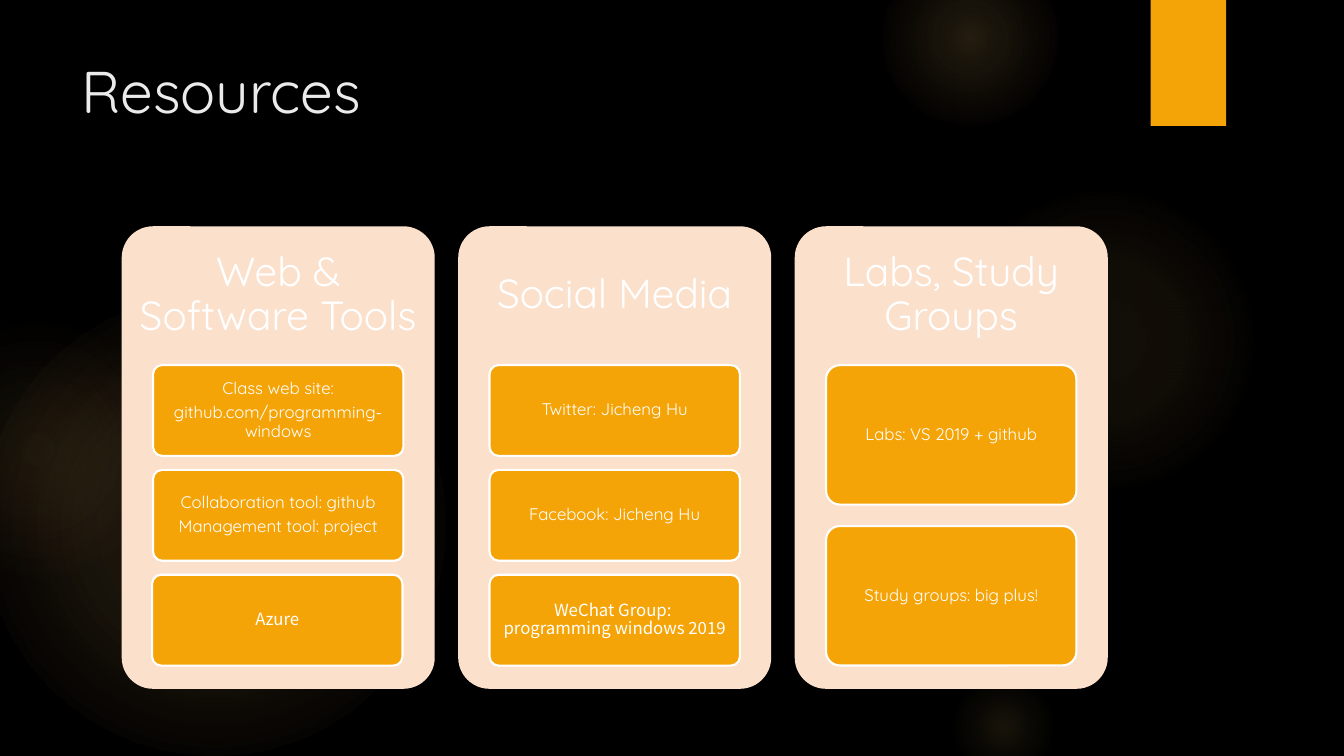
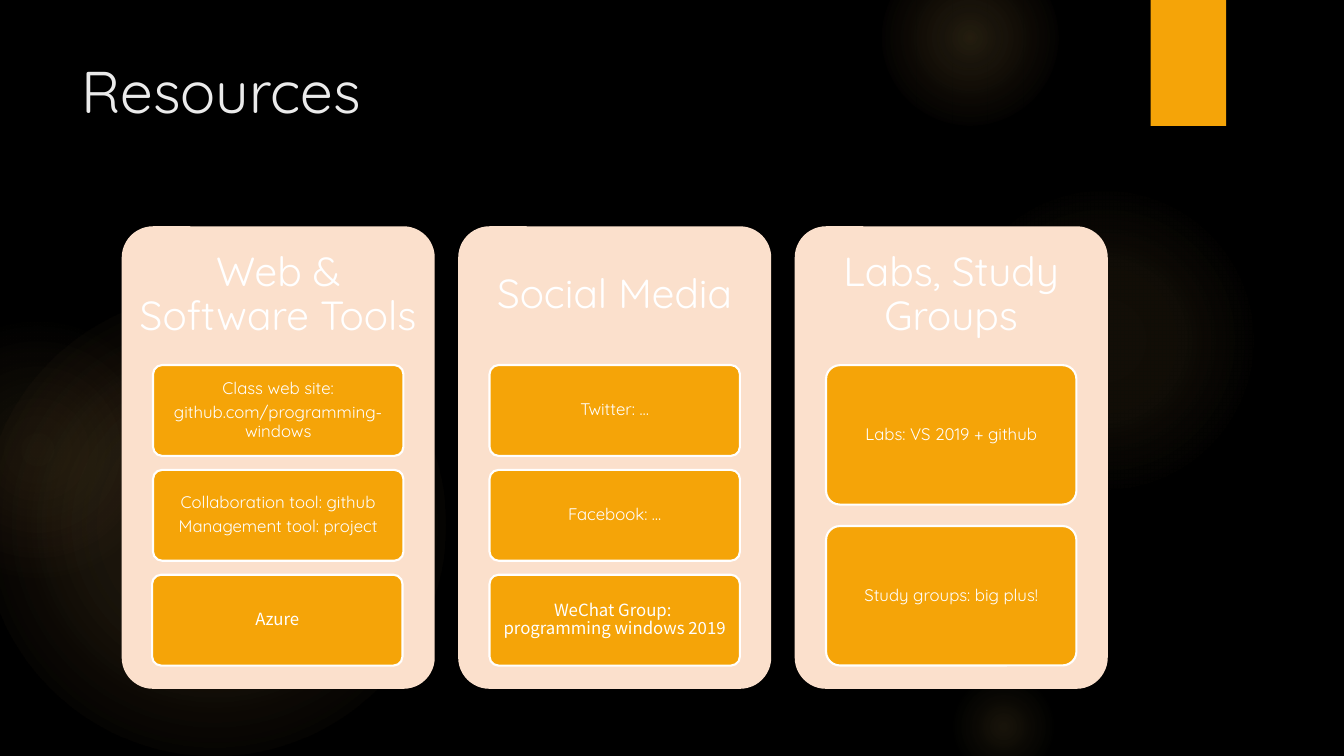
Before and after one commit to programming-windows/ppt, a slide deck: slide 12 of introduction.pptx. Drawn at 1344x756 pixels with LibreOffice and Linux fonts; fonts in the diff are those of the drawing; background and template pictures are left out. Boxes give left, top, right and bottom in pixels: in the first picture for what was removed or moved away, otherwise in the second. Text is boxed around its words. In the diff, an @@ line names an element or a change of style, - is before the commit and + after.

```diff
--- a/introduction.pptx
+++ b/introduction.pptx
@@ text at <box>580,403,635,415</box>: text changed @@
-Twitter: Jicheng Hu
+Twitter: …
@@ text at <box>568,507,647,520</box>: text changed @@
-Facebook: Jicheng Hu
+Facebook: …
```
Also in this commit, not shown: 1 other slide changed.
